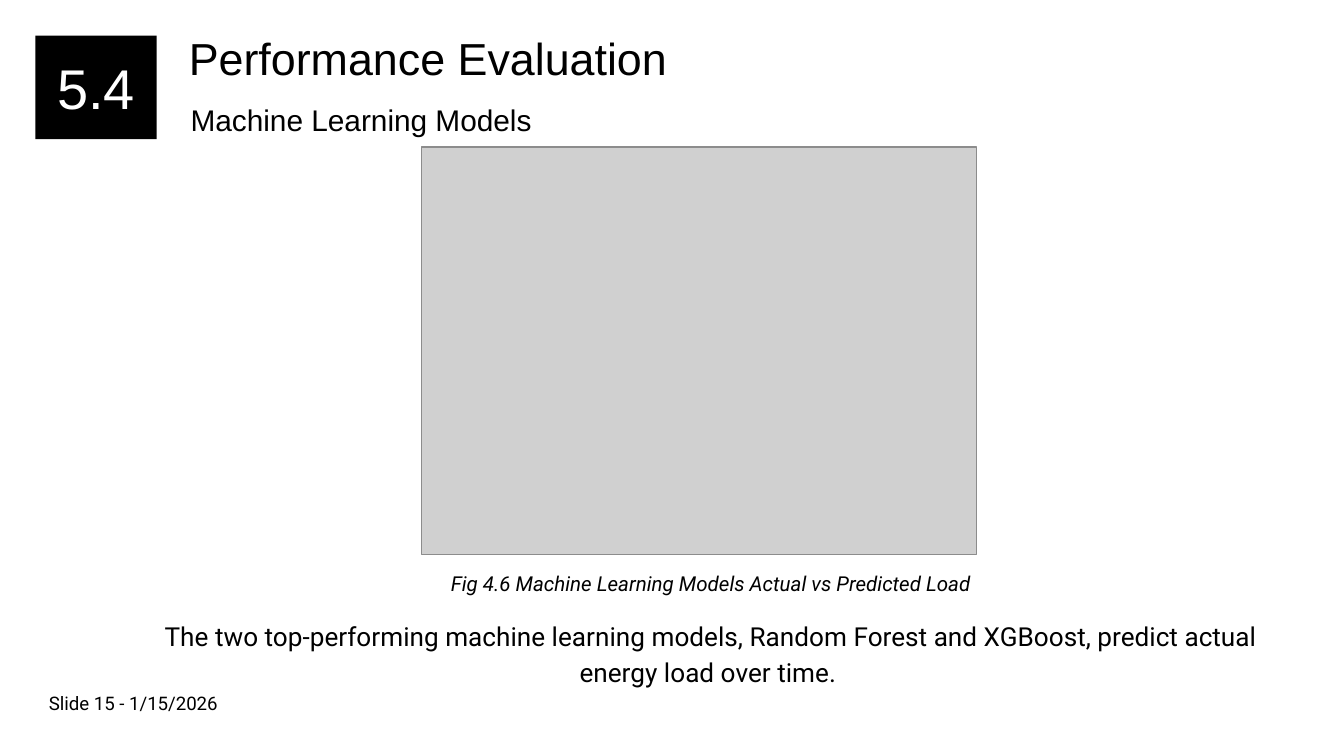
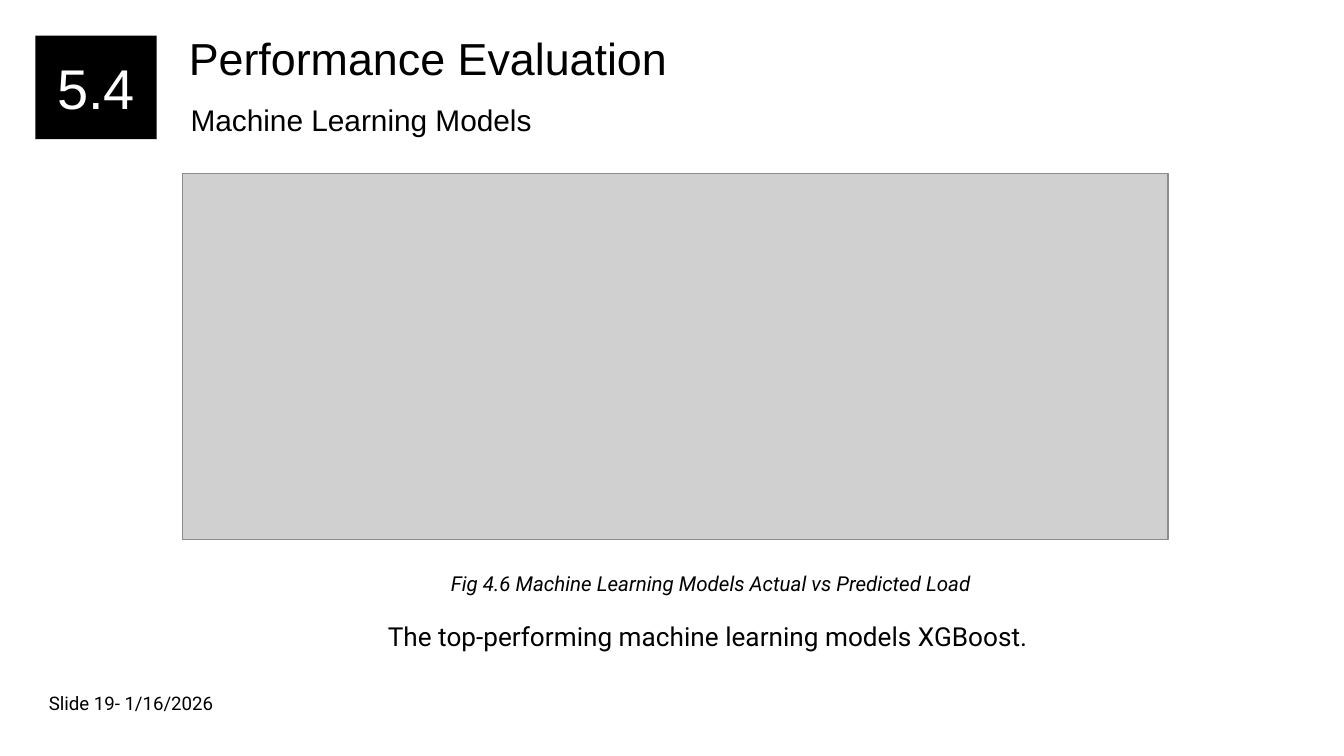
Before and after one commit to bikash0351/feeder, a slide deck: slide 22 of documentation/MW Load Presenation Final.pptx (slide 18 before the commit). Drawn at 1344x756 pixels with LibreOffice and Linux fonts; fonts in the diff are those of the drawing; grey boxes stand for pictures. Boxes give left, top, right and bottom in pixels: in the first picture for what was removed or moved away, otherwise in the second. Text is boxed around its words. In the diff, an @@ line names an element or a change of style, - is before the commit and + after.

```diff
--- a/documentation/MW Load Presenation Final.pptx
+++ b/documentation/MW Load Presenation Final.pptx
@@ picture: place and size @@
-picture at bbox=[422, 146, 977, 554]
+picture at bbox=[183, 173, 1169, 539]
@@ subtitle at bbox=[388, 626, 1027, 652]: text changed @@
-The two top-performing machine learning models, Random Forest and XGBoost, predict actual energy load over time.
+The top-performing machine learning models XGBoost.
@@ text at bbox=[49, 696, 214, 711]: text changed @@
-Slide 15 - 1/15/2026
+Slide 19- 1/16/2026
```
Also in this commit, not shown: 19 other slides changed, 4 slides added, 25 other files.
